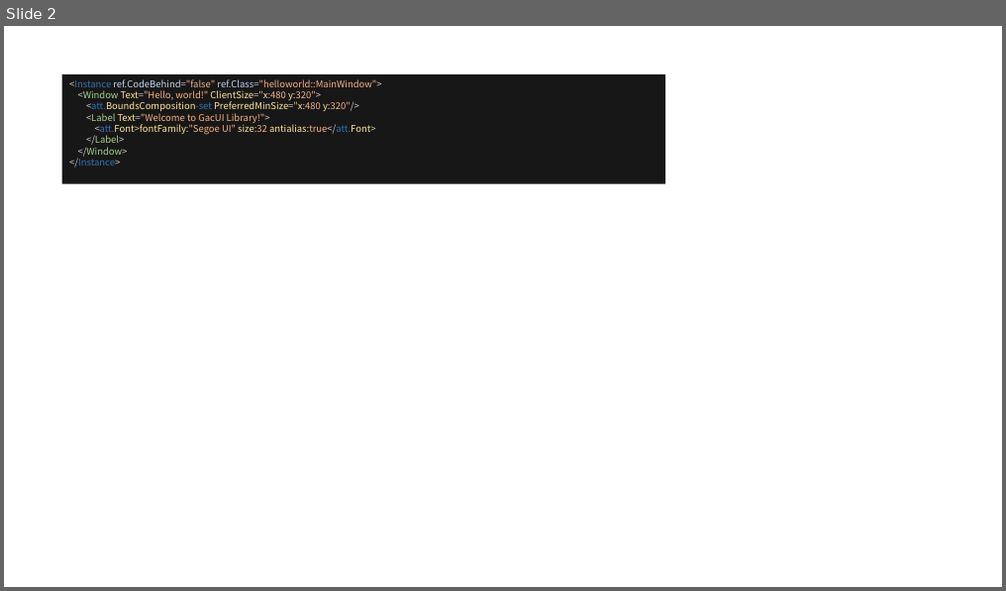
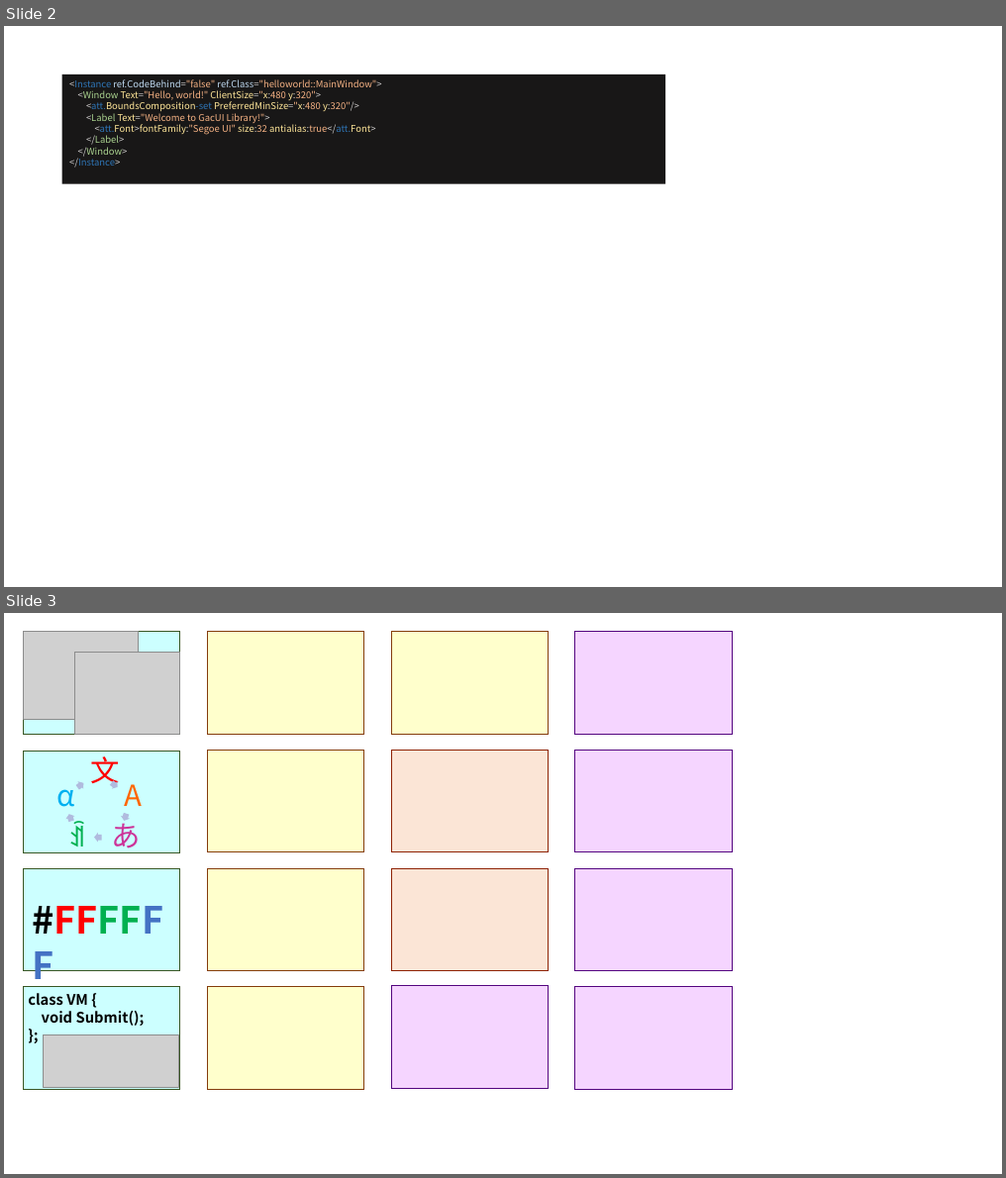
Before and after one commit to vczh-libraries/WebsiteSource, a slide deck: packages/Dependencies.pptx. Shown one above the other, each under a label of ours: slide 2 before the commit, slides 2 and 3 after it. The pictures are 1006x591 and 1006x1178 pixels, drawn with LibreOffice and Linux fonts; fonts in the diff are those of the drawing; grey boxes stand for pictures. Boxes give left, top, right and bottom in pixels: in the first picture for what was removed or moved away, otherwise in the second. Text is boxed around its words. In the diff, an @@ line names an element or a change of style, - is before the commit and + after.

```diff
--- a/packages/Dependencies.pptx
+++ b/packages/Dependencies.pptx
@@ slide 3 added at bbox=[4, 613, 1002, 1174], background #FFFFFF @@
@@ rectangle added at bbox=[24, 632, 180, 735], fill #CCFFFF, outline #385723 1 pt @@
@@ picture added at bbox=[24, 632, 139, 719] @@
@@ rectangle added at bbox=[207, 632, 364, 735], fill #FFFFCC, outline #843C0B 1 pt @@
@@ rectangle added at bbox=[391, 632, 548, 735], fill #FFFFCC, outline #843C0B 1 pt @@
@@ rectangle added at bbox=[575, 632, 733, 735], fill #F5D5FF, outline #53057F 1 pt @@
@@ picture added at bbox=[75, 653, 180, 735] @@
@@ rectangle added at bbox=[207, 750, 364, 853], fill #FFFFCC, outline #843C0B 1 pt @@
@@ rectangle added at bbox=[391, 750, 548, 853], fill #FBE5D6, outline #8D2103 1 pt @@
@@ rectangle added at bbox=[575, 750, 733, 853], fill #F5D5FF, outline #53057F 1 pt @@
@@ group added at bbox=[24, 751, 180, 855]: 5 texts, 5 right arrows, 1 rectangle @@
+文
+A
+あ
+ꀉ
+α
@@ rectangle added at bbox=[24, 868, 180, 970], fill #CCFFFF, outline #385723 1 pt @@
@@ rectangle added at bbox=[207, 868, 364, 970], fill #FFFFCC, outline #843C0B 1 pt @@
@@ rectangle added at bbox=[391, 868, 548, 970], fill #FBE5D6, outline #8D2103 1 pt @@
@@ rectangle added at bbox=[575, 868, 733, 970], fill #F5D5FF, outline #53057F 1 pt @@
@@ text added at bbox=[25, 894, 183, 947], 36 pt, text #FF0000, bold @@
+#FFFFFF
@@ rectangle added at bbox=[24, 987, 180, 1090], fill #CCFFFF, outline #385723 1 pt @@
@@ text added at bbox=[28, 993, 145, 1026], 14 pt, text #000000, bold @@
+class VM {
+void Submit();
+};
@@ rectangle added at bbox=[207, 987, 364, 1090], fill #FFFFCC, outline #843C0B 1 pt @@
@@ rectangle added at bbox=[391, 986, 548, 1088], fill #F5D5FF, outline #53057F 1 pt @@
@@ rectangle added at bbox=[575, 987, 733, 1090], fill #F5D5FF, outline #53057F 1 pt @@
@@ picture added at bbox=[43, 1035, 178, 1087] @@
```
Also in this commit, not shown: 1 slide removed, 5 other files.
